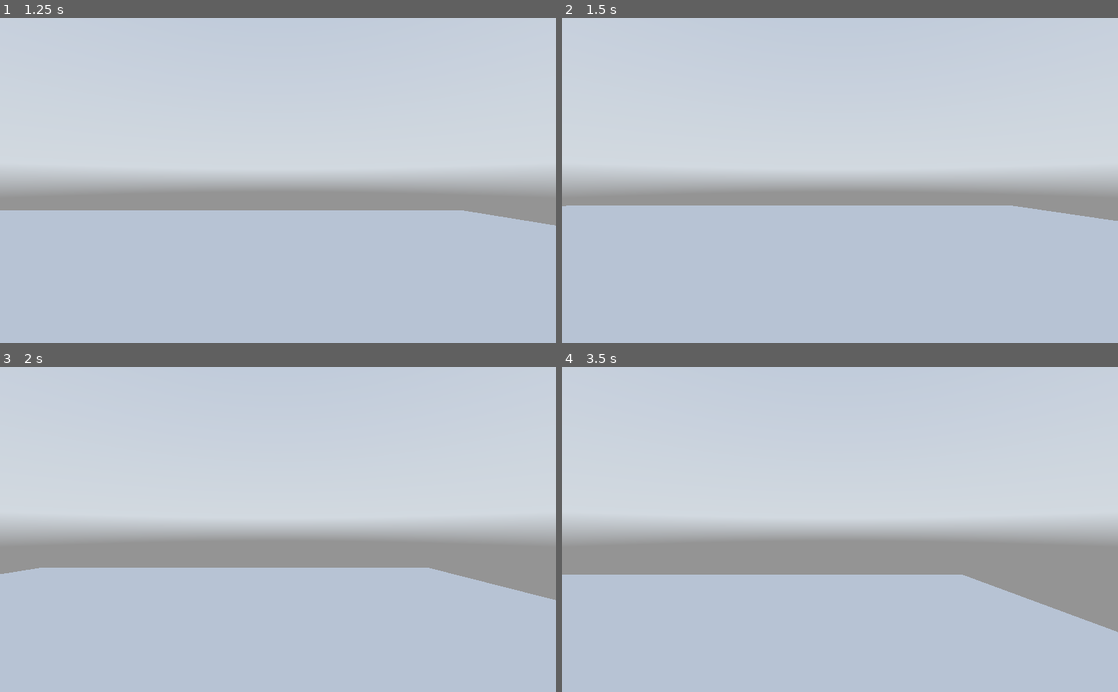
Above: before the commit, frames 1-4 (two rows, left to right).
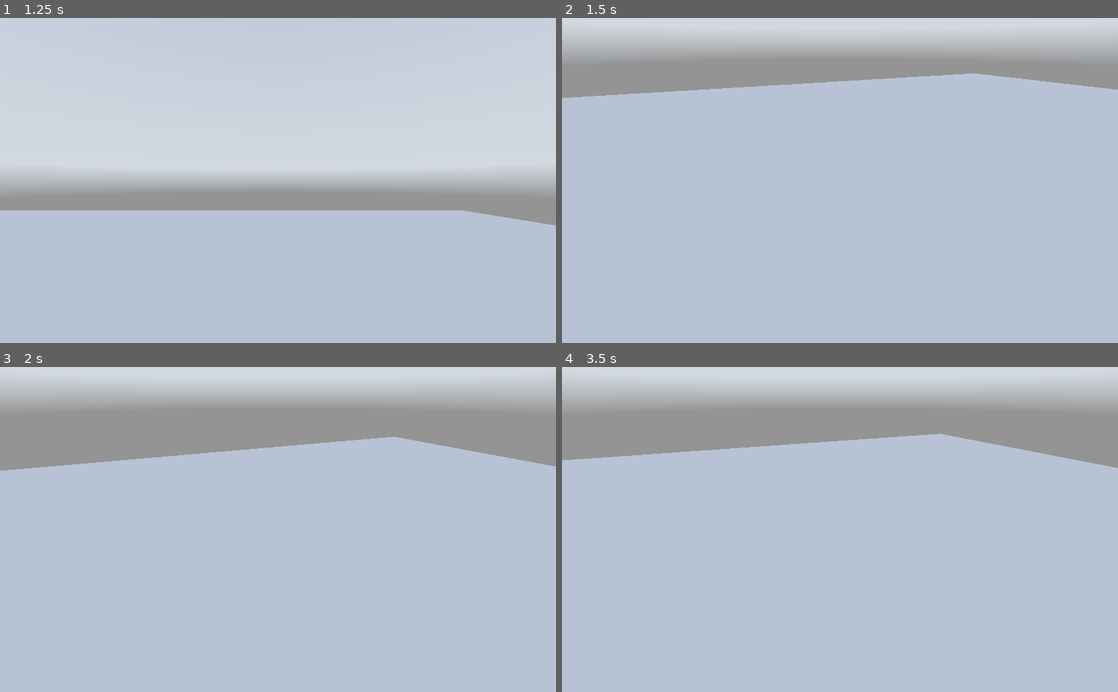
Above: after the commit, the same moments.

Repository: RichardBrowning/3DayProject
Game: Godot game, scene res://Lobby.tscn
Same seed, same stepped clock (60 frames per second), same inputs: the game is played once before the commit and once after it. A sky picture missing from this copy of the repository is replaced by a grey-blue gradient.
Inputs (mouse positions are in pixels of both pictures, inside the frame that each line leads up to):
- Up to frame 1 (1.25 s): tap Enter (ui_accept) at 0.5, 0.77 s; move the mouse to (400, 164) at 0.52 s; hold Right (ui_right) from 0.53 s (still down); click (400, 164) at 0.67 s
- Up to frame 2 (1.5 s): move the mouse to (728, 196) at 1.27 s; release Right (ui_right) at 1.28 s; hold Down (ui_down) from 1.28 s (still down); click (728, 196) at 1.42 s
- Up to frame 3 (2 s): keep holding Down (ui_down); tap Enter (ui_accept) at 1.52 s
- Up to frame 4 (3.5 s): move the mouse to (895, 458) at 2.02 s; release Down (ui_down) at 2.03 s; hold Right (ui_right) 2.03-2.78 s; click (895, 458) at 2.17 s; move the mouse to (812, 594) at 2.77 s; hold Up (ui_up) from 2.78 s (still down); click (812, 594) at 2.92 s; tap Enter (ui_accept) at 3.02 s

Frame 1 is identical in both runs. In frame 2, 28% of the frame differs, in the area x 0-100%, y 7-63%; in frame 3, 39%; in frame 4, 41%, in the area x 0-100%, y 7-82%.

Commit message:
BASIC MOVEMENT COMPLETE

Diff:
--- a/Player.gd
+++ b/Player.gd
@@ -5,11 +5,24 @@
 const GRAVITY = -.2;
 
 var velocity = Vector3.ZERO;
-onready var neck := $Neck;
-onready var camera := $Neck/Camera;
+onready var neck = $Neck;
+onready var camera = $Neck/Camera;
 # Called when the node enters the scene tree for the first time.
 func _ready():
 	pass # Replace with function body.
+
+func _unhandled_input(event: InputEvent):
+	# if mouse clicked on the window, start capture the mouse
+	if event is InputEventMouseButton:
+		Input.set_mouse_mode(Input.MOUSE_MODE_CAPTURED);
+	elif event.is_action_pressed("ui_cancel"): #if ESC clicked, stop capturing the mouse
+		Input.set_mouse_mode(Input.MOUSE_MODE_VISIBLE);
+
+	if Input.get_mouse_mode() == Input.MOUSE_MODE_CAPTURED:
+		if event is InputEventMouseMotion:
+			neck.rotate_y(-event.relative.x * 0.01);
+			camera.rotate_x(-event.relative.y * 0.01);
+			camera.rotation.x = clamp(camera.rotation.x, -0.53, 1.06);
 
 
 # Called every frame. 'delta' is the elapsed time since the previous frame.
@@ -20,7 +33,7 @@
 		velocity.y = JUMP_VELOCITY;
 
 	var input_dir = Input.get_vector( "ui_left", "ui_right", "ui_up", "ui_down");
-	var direction = (transform.basis * Vector3(input_dir.x, 0, input_dir.y)).normalized();
+	var direction = (neck.transform.basis * Vector3(input_dir.x, 0, input_dir.y)).normalized();
 	if direction:
 		velocity.x = direction.x * SPEED;
 		velocity.z = direction.z * SPEED;
